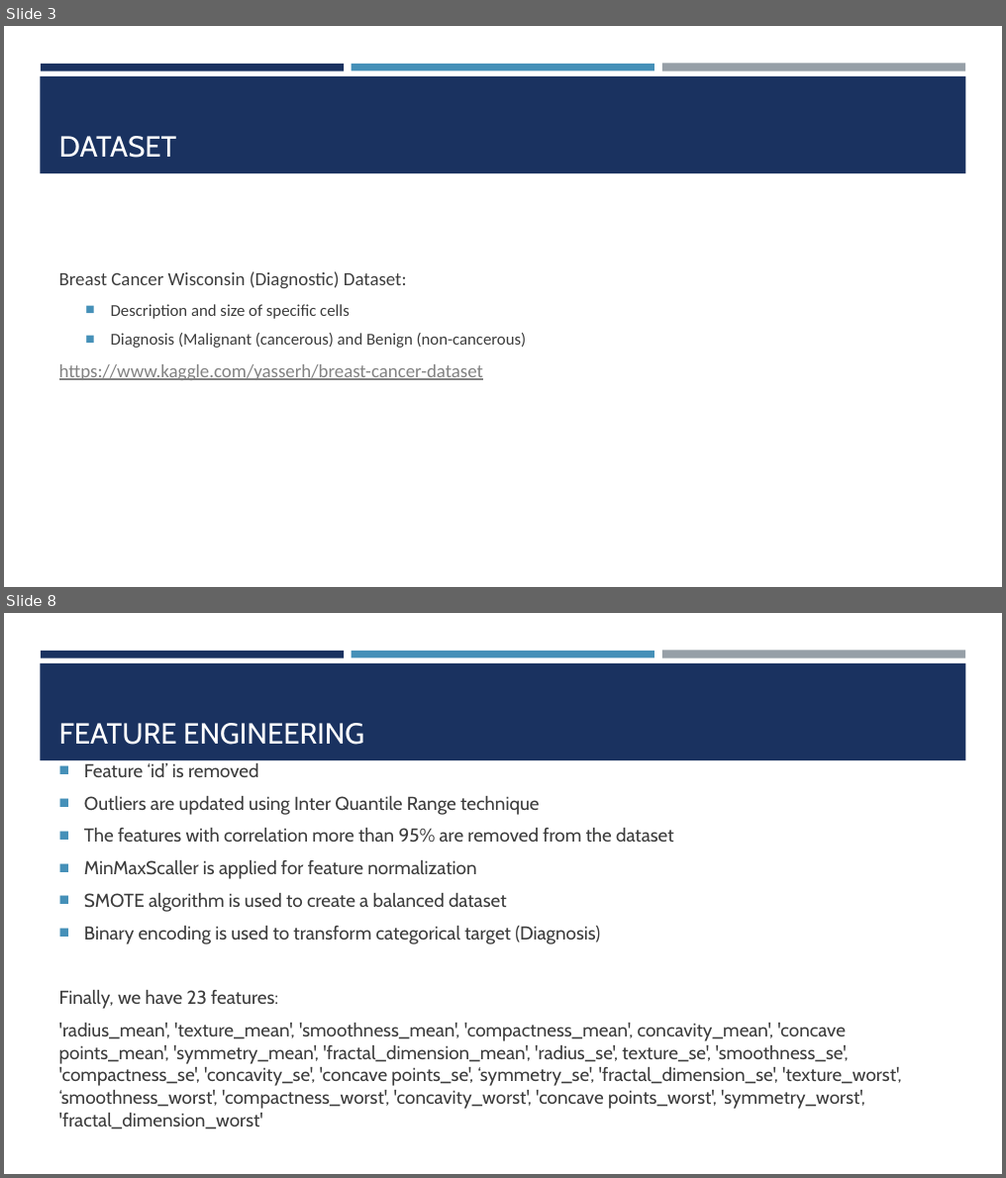
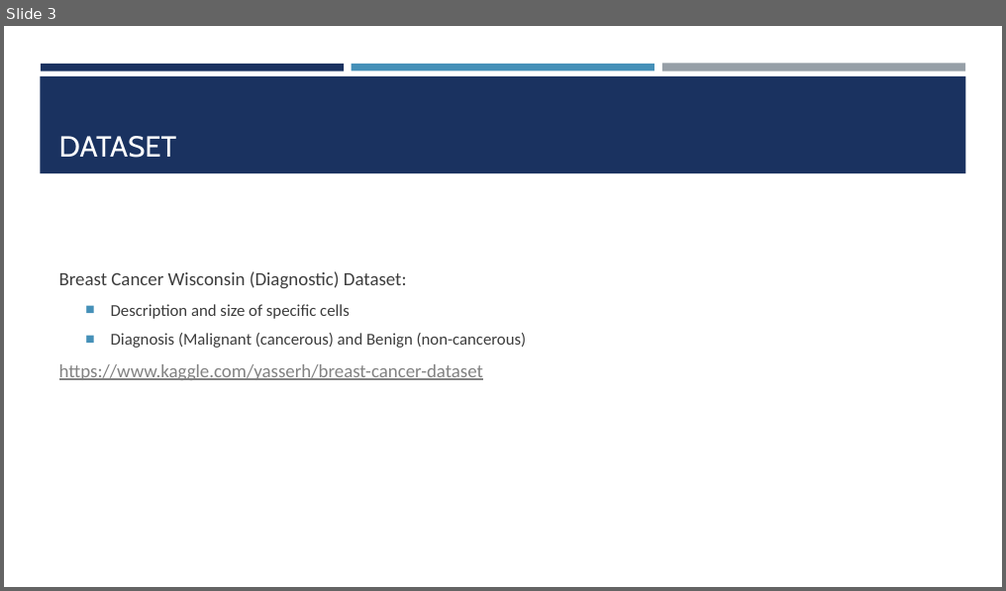
Before and after one commit to omatveyuk/ibm_advanced_ds, a slide deck: BreastCancerClassificationOverview.pptx. Shown one above the other, each under a label of ours: slides 3 and 8 before the commit, slide 3 after it; the slides between them are not shown. The pictures are 1006x1178 and 1006x591 pixels, drawn with LibreOffice and Linux fonts; fonts in the diff are those of the drawing. Boxes give left, top, right and bottom in pixels: in the first picture for what was removed or moved away, otherwise in the second. Text is boxed around its words. In the diff, an @@ line names an element or a change of style, - is before the commit and + after.

```diff
--- a/BreastCancerClassificationOverview.pptx
+++ b/BreastCancerClassificationOverview.pptx
@@ slide 8 removed at (4,613,1002,1174), background #FFFFFF; not listed: 4 template elements that a slide beside it also shows @@
@@ title removed at (59,723,364,745) @@
-FEATURE ENGINEERING
@@ text removed at (59,763,901,1130) @@
-■ Feature ‘id’ is removed
-■ Outliers are updated using Inter Quantile Range technique
-■ The features with correlation more than 95% are removed from the dataset
-■ MinMaxScaller is applied for feature normalization
-■ SMOTE algorithm is used to create a balanced dataset
-■ Binary encoding is used to transform categorical target (Diagnosis)
-Finally, we have 23 features:
-'radius_mean', 'texture_mean', 'smoothness_mean', 'compactness_mean', concavity_mean', 'concave points_mean', 'symmetry_mean', 'fractal_dimension_mean', 'radius_se', texture_se', 'smoothness_se', 'compactness_se', 'concavity_se', 'concave points_se', ‘symmetry_se', 'fractal_dimension_se', 'texture_worst', ‘smoothness_worst', 'compactness_worst', 'concavity_worst', 'concave points_worst', 'symmetry_worst', 'fractal_dimension_worst'
```
Also in this commit, not shown: 1 slide changed, 9 other slides removed, 2 other files.
